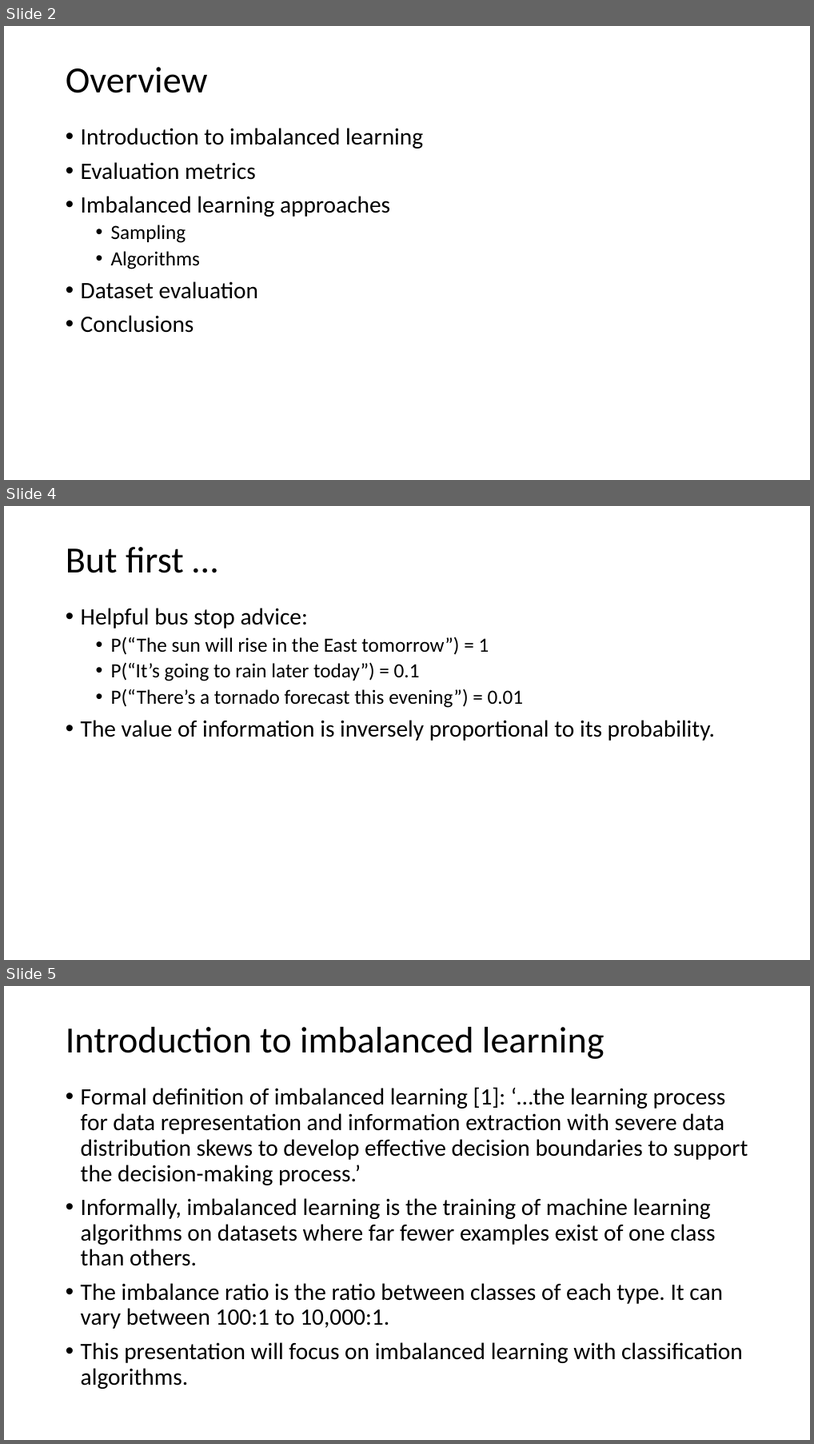
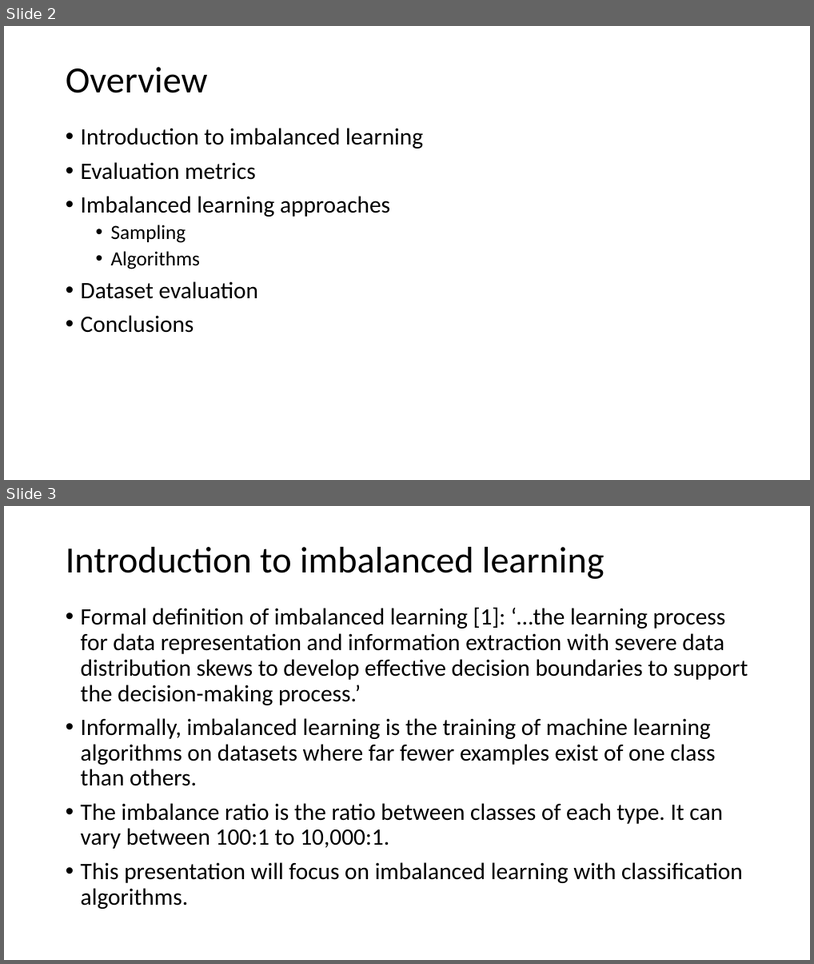
Before and after one commit to timgasser/acm_imbalanced_learning, a slide deck: acm_imbalance_datasets.pptx. Shown one above the other, each under a label of ours: slides 2, 4 and 5 before the commit, slides 2 and 3 after it; the slides between them are not shown. The pictures are 814x1444 and 814x964 pixels, drawn with LibreOffice and Linux fonts; fonts in the diff are those of the drawing. Boxes give left, top, right and bottom in pixels: in the first picture for what was removed or moved away, otherwise in the second. Text is boxed around its words. In the diff, an @@ line names an element or a change of style, - is before the commit and + after.

```diff
--- a/acm_imbalance_datasets.pptx
+++ b/acm_imbalance_datasets.pptx
@@ slide 4 removed at <box>4,506,810,960</box>, background #FFFFFF @@
@@ title removed at <box>66,547,184,573</box> @@
-But first …
@@ text removed at <box>81,608,715,740</box> @@
-• Helpful bus stop advice:
-  • P(“The sun will rise in the East tomorrow”) = 1
-  • P(“It’s going to rain later today”) = 0.1
-  • P(“There’s a tornado forecast this evening”) = 0.01
-• The value of information is inversely proportional to its probability.
@@ what was slide 5 is now slide 3 @@
```
Also in this commit, not shown: 1 slide changed, 1 other slide removed, 1 other file.
